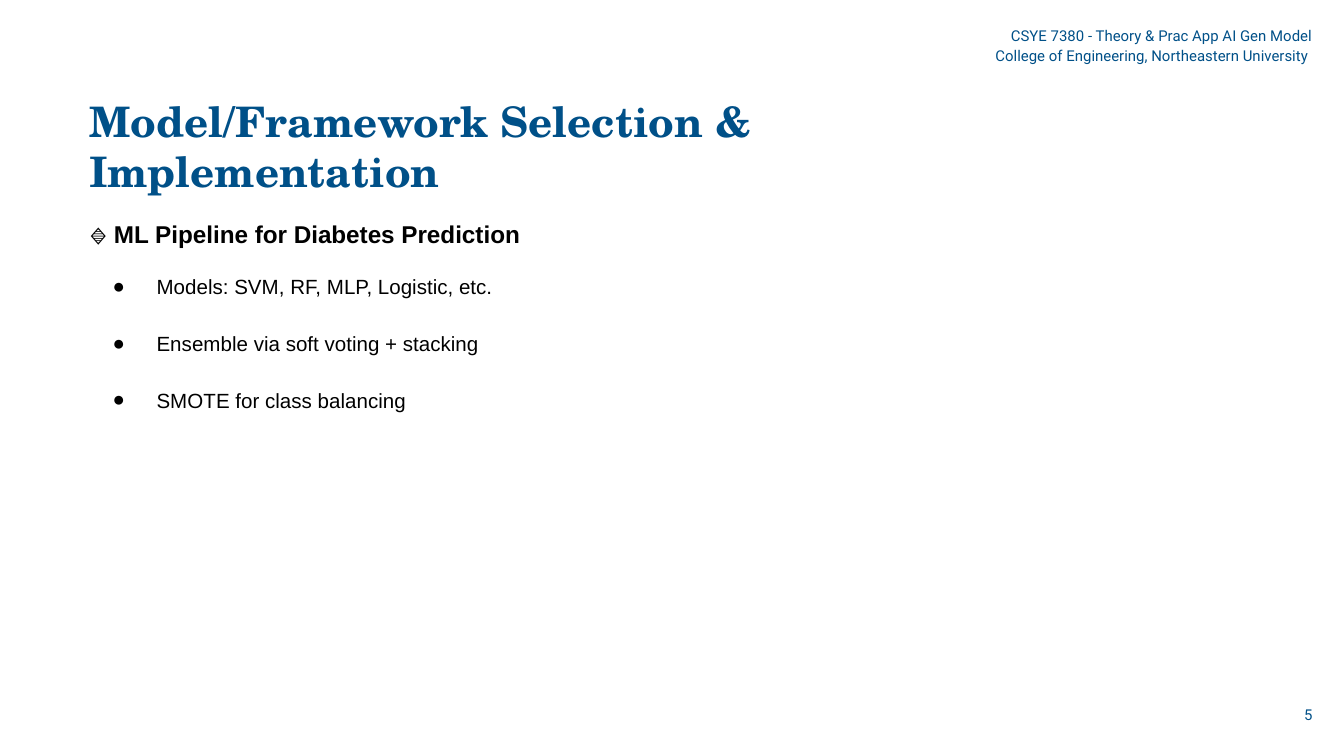
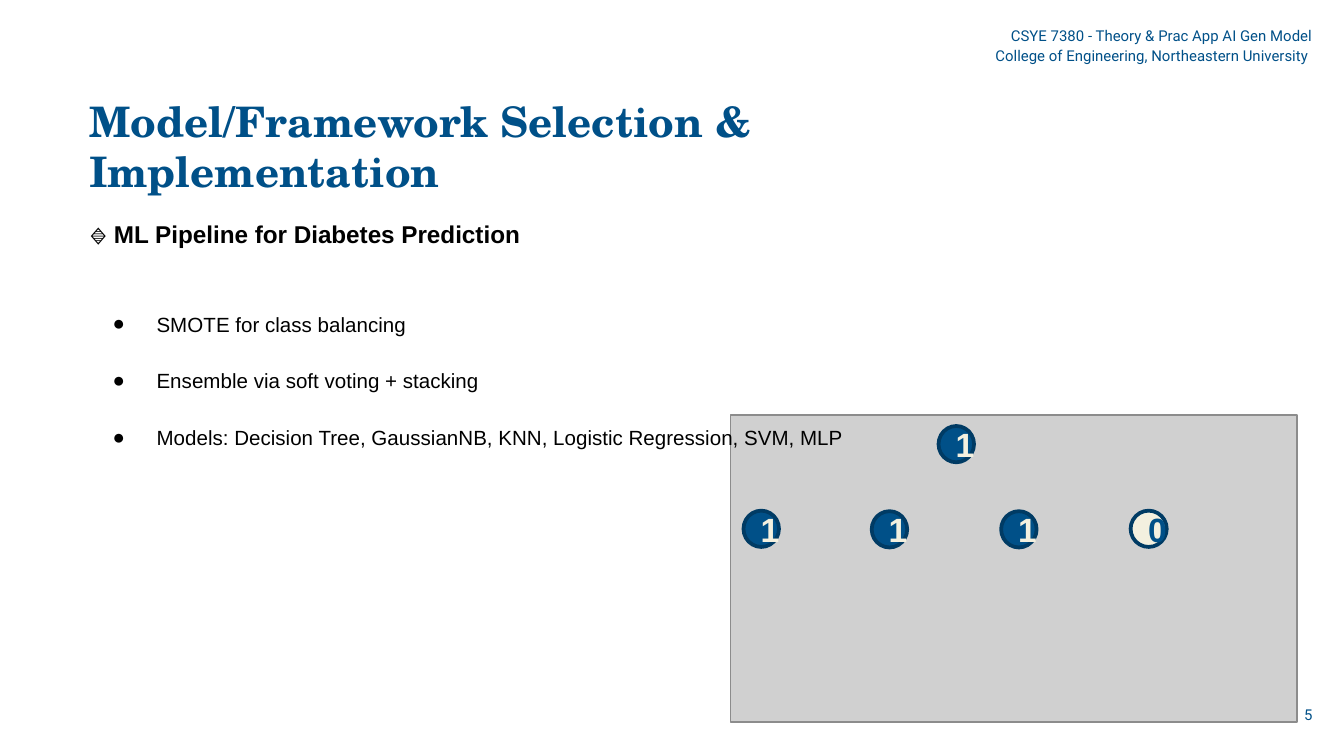
Before and after one commit to yiwenkang0128/Nutritional_Bot, a slide deck: slide 5 of 7380 Slides.pptx. Drawn at 1344x756 pixels with LibreOffice and Linux fonts; fonts in the diff are those of the drawing; grey boxes stand for pictures. Boxes give left, top, right and bottom in pixels: in the first picture for what was removed or moved away, otherwise in the second. Text is boxed around its words. In the diff, an @@ line names an element or a change of style, - is before the commit and + after.

```diff
--- a/7380 Slides.pptx
+++ b/7380 Slides.pptx
@@ text at (157, 317, 406, 337): text changed @@
-● Models: SVM, RF, MLP, Logistic, etc.
+● SMOTE for class balancing
@@ text at (157, 429, 842, 450): text changed @@
-● SMOTE for class balancing
+● Models: Decision Tree, GaussianNB, KNN, Logistic Regression, SVM, MLP
@@ group added at (731, 415, 1297, 722): 5 ellipses, 1 picture @@
+1
+1
+1
+0
+1
```
Also in this commit, not shown: 3 other slides changed, 1 slide added, 3 other files.
